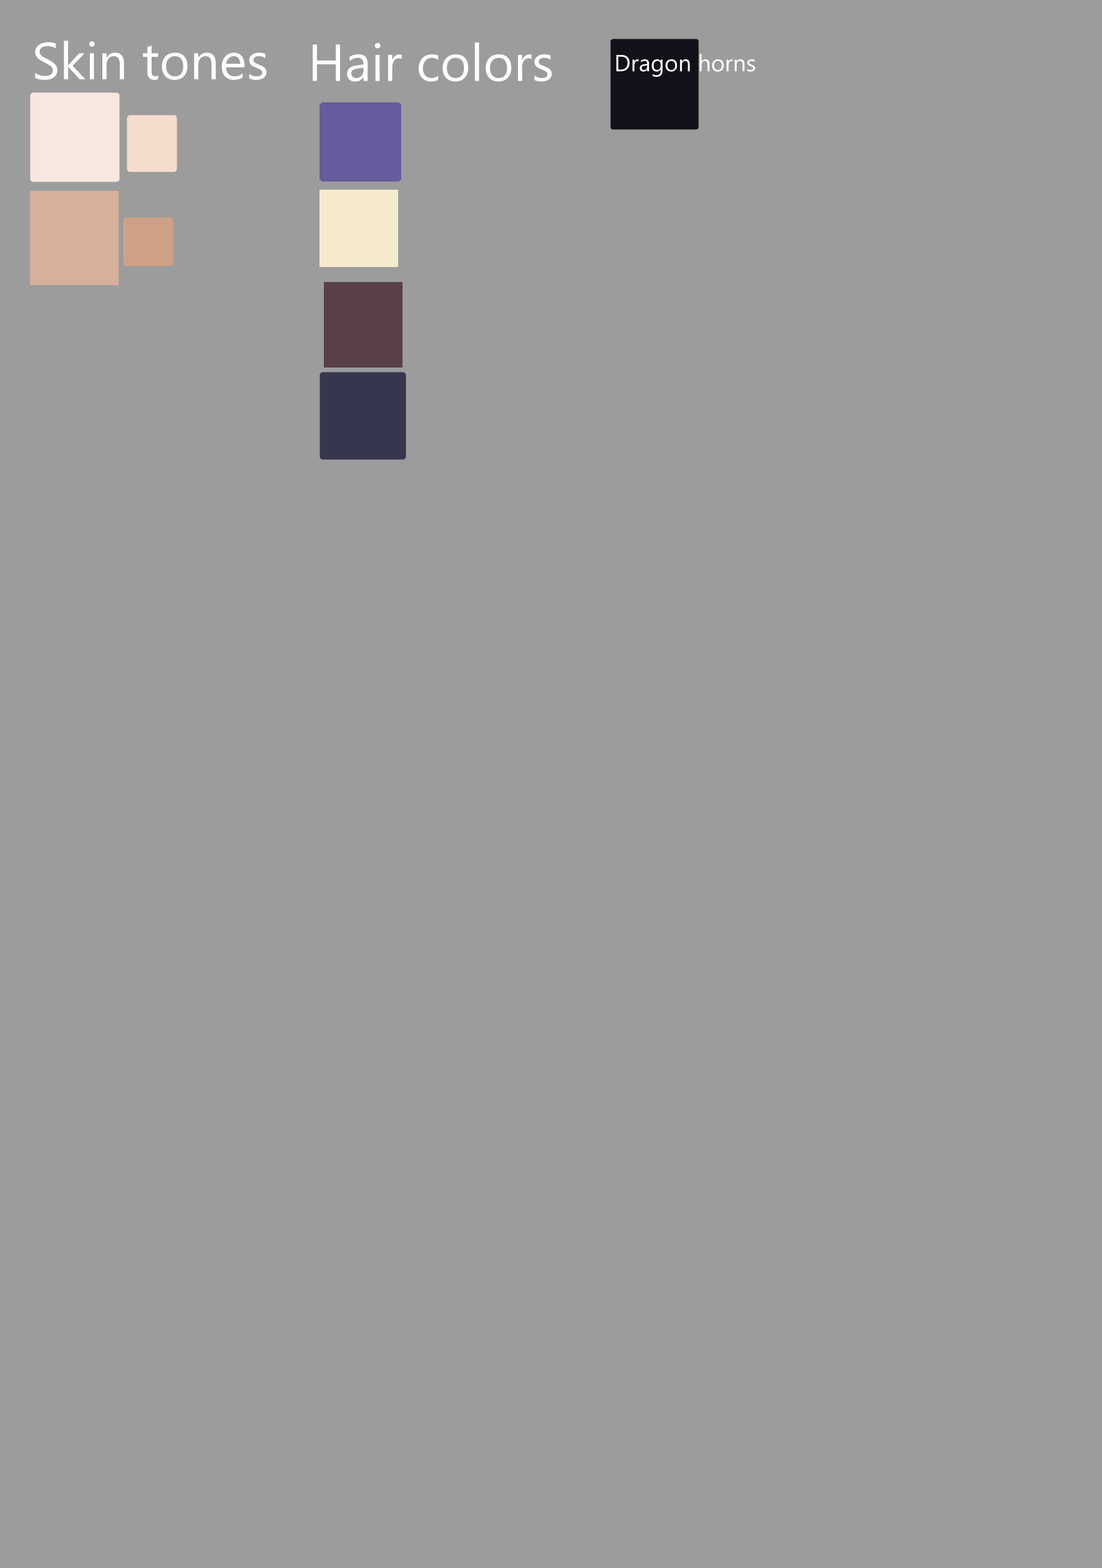
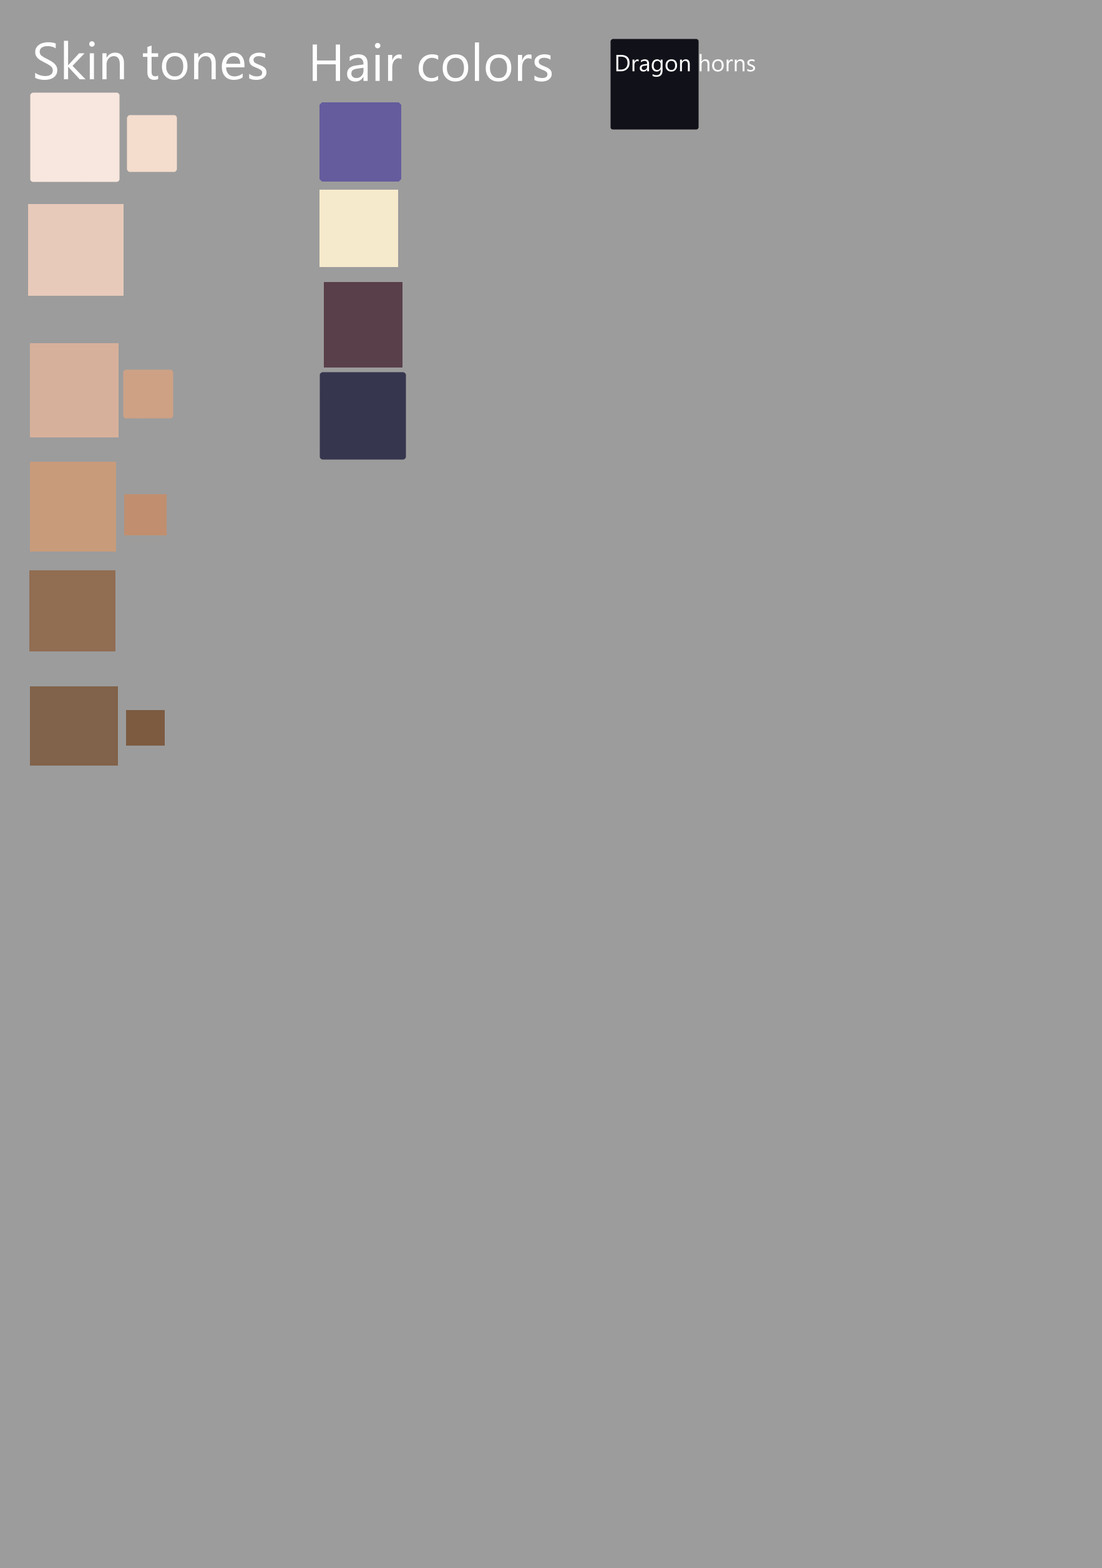
Revision of a layered (1102, 1568) image; what changed, layer by layer:
painted on "Vector Layer 1 Merged" over [28, 190, 174, 766]
painted on "Background" over [28, 190, 174, 766]